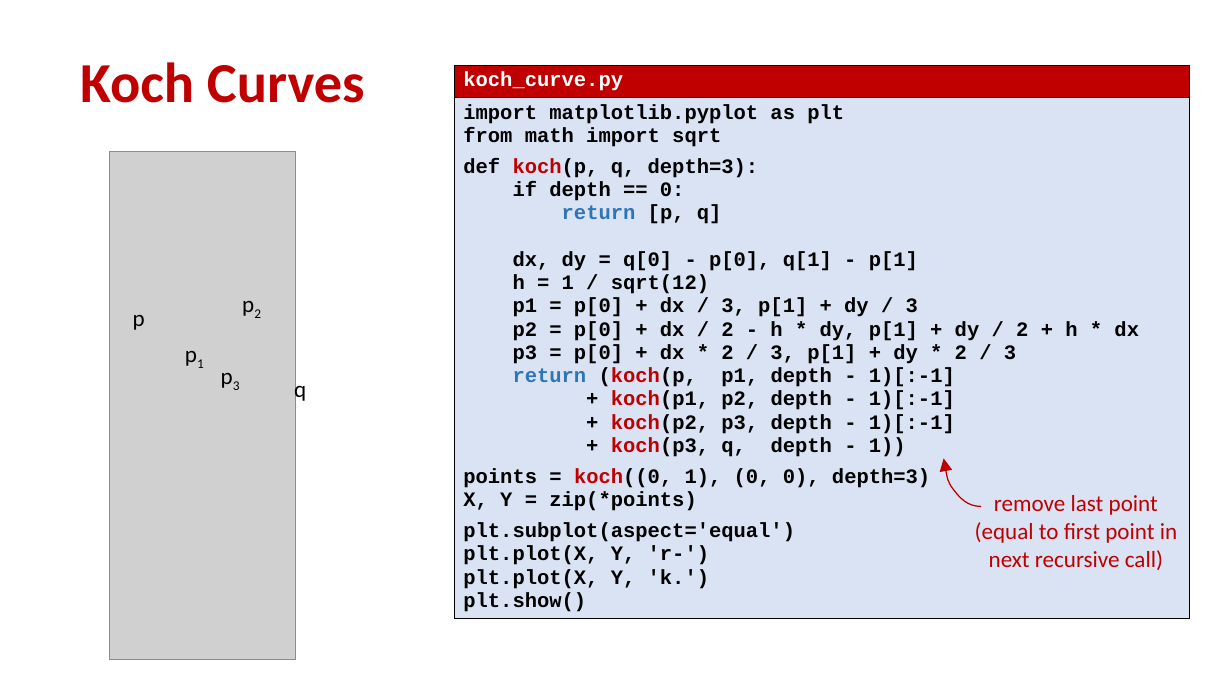
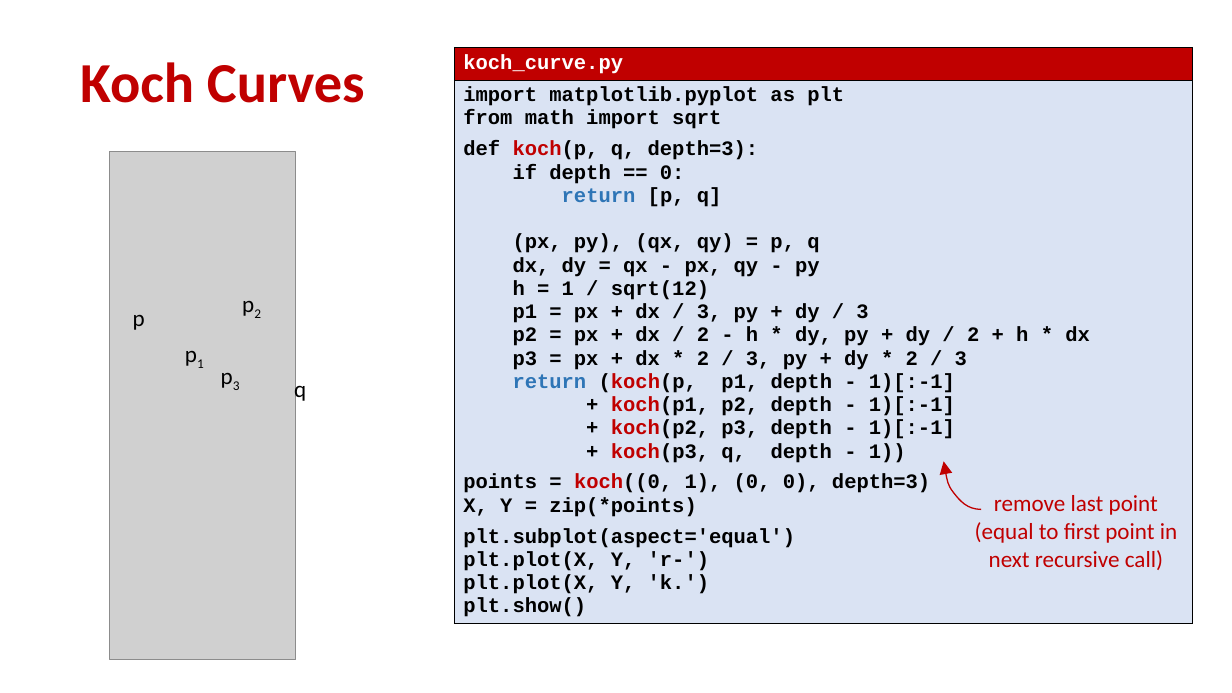
Before and after one commit to gsbrodal/gsbrodal.github.io, a slide deck: slide 18 of ipsa/slides/recursion.pptx. Drawn at 1232x693 pixels with LibreOffice and Linux fonts; fonts in the diff are those of the drawing; grey boxes stand for pictures. Boxes give left, top, right and bottom in pixels: in the first picture for what was removed or moved away, otherwise in the second. Text is boxed around its words. In the diff, an @@ line names an element or a change of style, - is before the commit and + after.

```diff
--- a/ipsa/slides/recursion.pptx
+++ b/ipsa/slides/recursion.pptx
@@ table at (455,47,1193,655) @@
-row 2, column 1: import matplotlib.pyplot as plt / from math import sqrt / def koch(p, q, depth=3): / if depth == 0: / return [p, q] / dx, dy = q[0] - p[0], q[1] - p[1] / h = 1 / sqrt(12) / p1 = p[0] + dx / 3, p[1] + dy / 3 / p2 = p[0] + dx / 2 - h * dy, p[1] + dy / 2 + h * dx / p3 = p[0] + dx * 2 / 3, p[1] + dy * 2 / 3 / return (koch(p, p1, depth - 1)[:-1] / + koch(p1, p2, depth - 1)[:-1] / + koch(p2, p3, depth - 1)[:-1] / + koch(p3, q, depth - 1)) / points = koch((0, 1), (0, 0), depth=3) / X, Y = zip(*points) / plt.subplot(aspect='equal') / plt.plot(X, Y, 'r-') / plt.plot(X, Y, 'k.') / plt.show()
+row 2, column 1: import matplotlib.pyplot as plt / from math import sqrt / def koch(p, q, depth=3): / if depth == 0: / return [p, q] / (px, py), (qx, qy) = p, q / dx, dy = qx - px, qy - py / h = 1 / sqrt(12) / p1 = px + dx / 3, py + dy / 3 / p2 = px + dx / 2 - h * dy, py + dy / 2 + h * dx / p3 = px + dx * 2 / 3, py + dy * 2 / 3 / return (koch(p, p1, depth - 1)[:-1] / + koch(p1, p2, depth - 1)[:-1] / + koch(p2, p3, depth - 1)[:-1] / + koch(p3, q, depth - 1)) / points = koch((0, 1), (0, 0), depth=3) / X, Y = zip(*points) / plt.subplot(aspect='equal') / plt.plot(X, Y, 'r-') / plt.plot(X, Y, 'k.') / plt.show()
@@ table: place and size @@
-table at (455,65,1190,649)
+table at (455,47,1193,655)
@@ freeform shape at (944,461,982,509): outline redrawn @@
```
Also in this commit, not shown: 5 other files.
